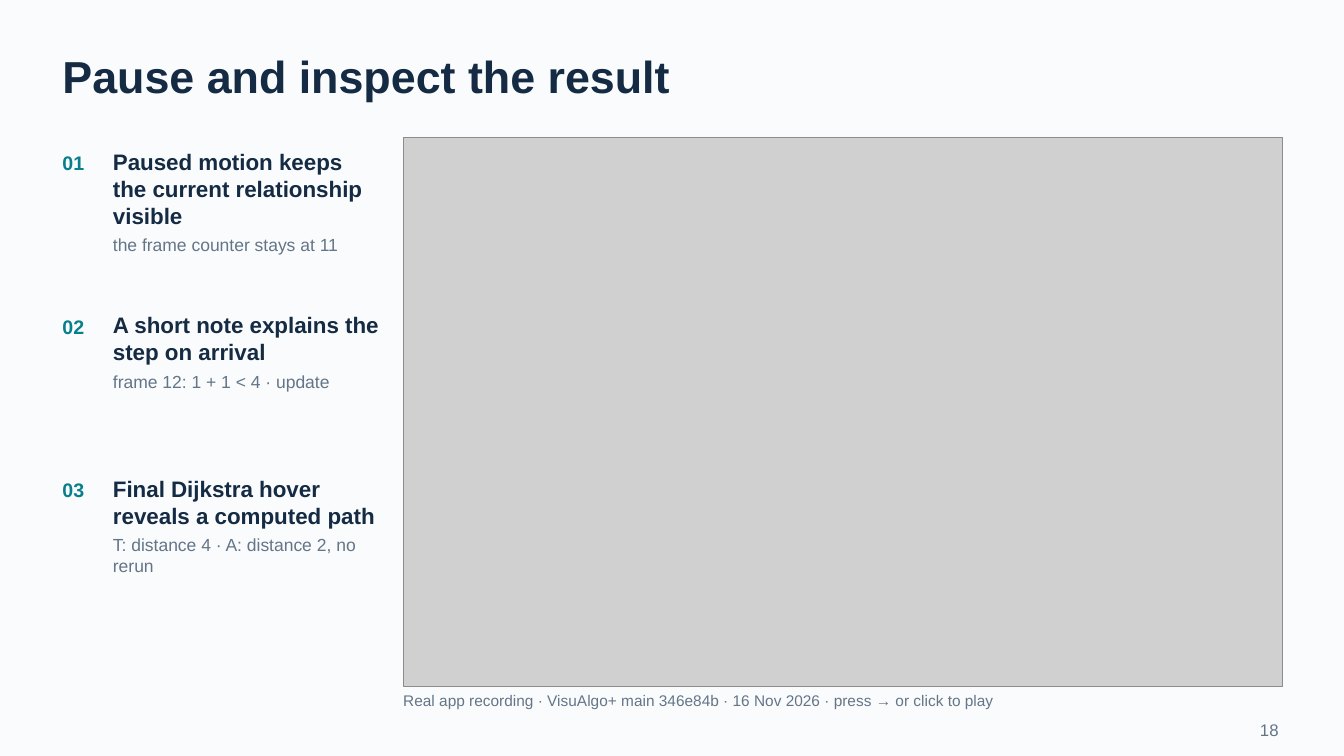
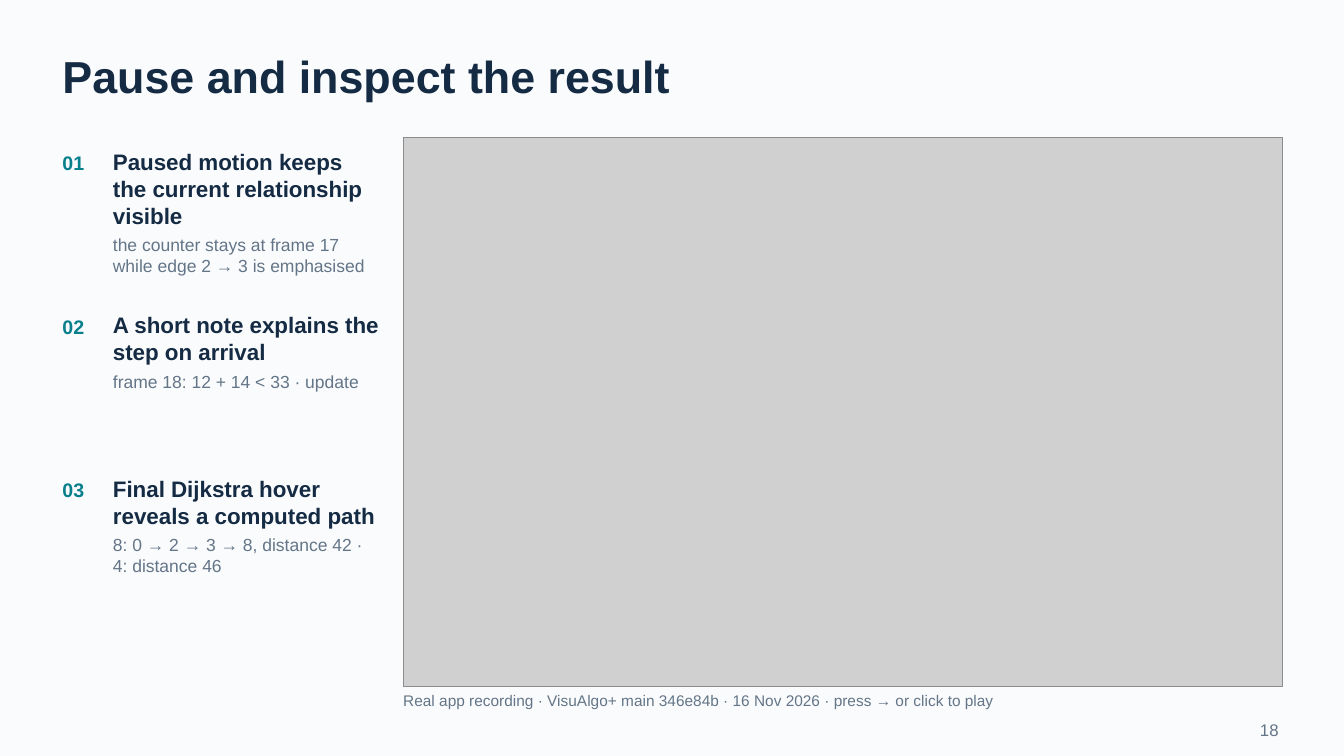
Before and after one commit to BJoozz/docsforfyp, a slide deck: slide 18 of presentation/VisuAlgo_CA_Presentation.pptx. Drawn at 1344x756 pixels with LibreOffice and Linux fonts; fonts in the diff are those of the drawing; grey boxes stand for pictures. Boxes give left, top, right and bottom in pixels: in the first picture for what was removed or moved away, otherwise in the second. Text is boxed around its words. In the diff, an @@ line names an element or a change of style, - is before the commit and + after.

```diff
--- a/presentation/VisuAlgo_CA_Presentation.pptx
+++ b/presentation/VisuAlgo_CA_Presentation.pptx
@@ text at [113,238,364,276]: text changed @@
-the frame counter stays at 11
+the counter stays at frame 17 while edge 2 → 3 is emphasised
@@ text at [113,375,359,392]: text changed @@
-frame 12: 1 + 1 < 4 · update
+frame 18: 12 + 14 < 33 · update
@@ text at [113,538,351,572]: text changed @@
-T: distance 4 · A: distance 2, no rerun
+8: 0 → 2 → 3 → 8, distance 42 · 4: distance 46
```
Also in this commit, not shown: 9 other files.
